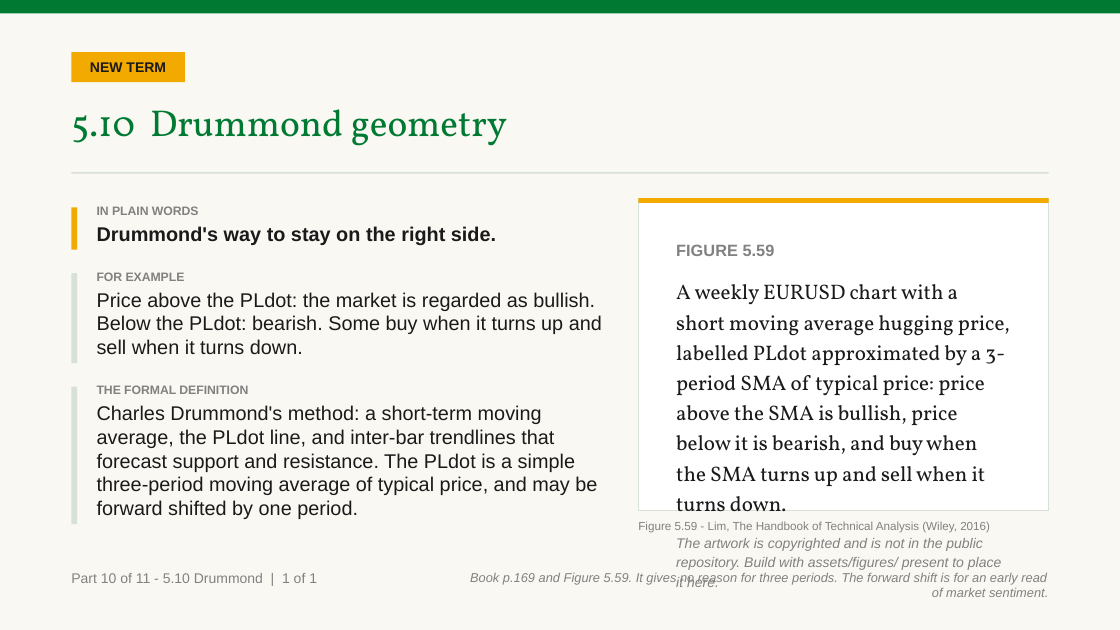
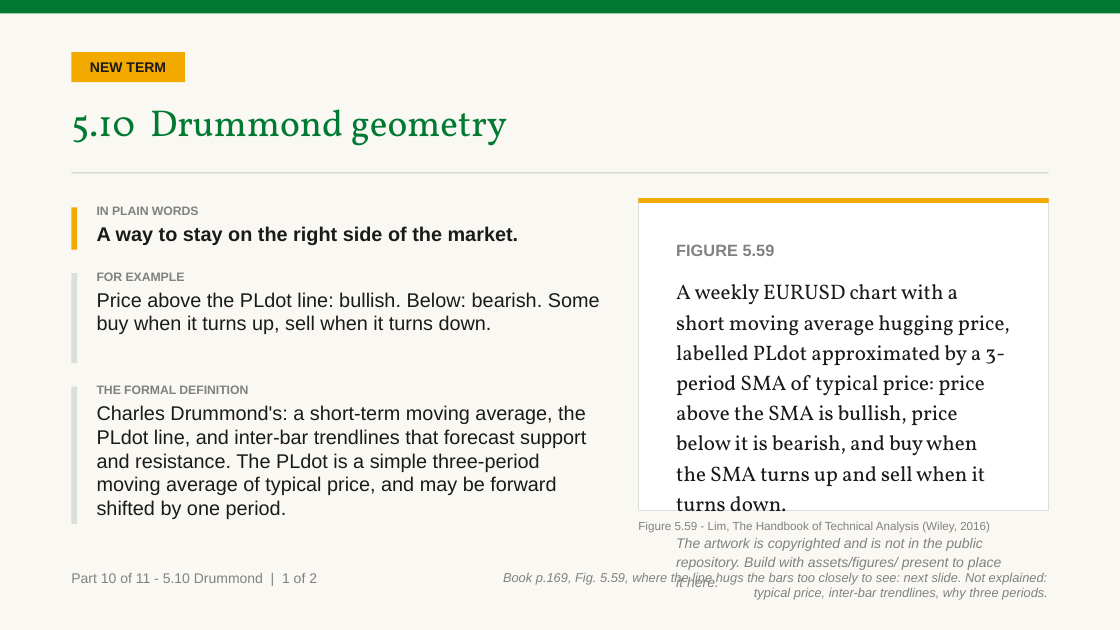
Before and after one commit to benjiesotelo-sudo/Telos_FIN1209, a slide deck: slide 146 of chapter-05/FIN1209-Chapter-05.pptx (slide 139 before the commit). Drawn at 1120x630 pixels with LibreOffice and Linux fonts; fonts in the diff are those of the drawing. Boxes give left, top, right and bottom in pixels: in the first picture for what was removed or moved away, otherwise in the second. Text is boxed around its words. In the diff, an @@ line names an element or a change of style, - is before the commit and + after.

```diff
--- a/chapter-05/FIN1209-Chapter-05.pptx
+++ b/chapter-05/FIN1209-Chapter-05.pptx
@@ text at [97, 226, 519, 245]: text changed @@
-Drummond's way to stay on the right side.
+A way to stay on the right side of the market.
@@ text at [97, 292, 600, 334]: text changed @@
-Price above the PLdot: the market is regarded as bullish. Below the PLdot: bearish. Some buy when it turns up and sell when it turns down.
+Price above the PLdot line: bullish. Below: bearish. Some buy when it turns up, sell when it turns down.
@@ text at [97, 405, 586, 519]: text changed @@
-Charles Drummond's method: a short-term moving average, the PLdot line, and inter-bar trendlines that forecast support and resistance. The PLdot is a simple three-period moving average of typical price, and may be forward shifted by one period.
+Charles Drummond's: a short-term moving average, the PLdot line, and inter-bar trendlines that forecast support and resistance. The PLdot is a simple three-period moving average of typical price, and may be forward shifted by one period.
@@ text at [71, 573, 317, 583]: text changed @@
-Part 10 of 11 - 5.10 Drummond | 1 of 1
+Part 10 of 11 - 5.10 Drummond | 1 of 2
@@ text at [503, 573, 1048, 600]: text changed @@
-Book p.169 and Figure 5.59. It gives no reason for three periods. The forward shift is for an early read of market sentiment.
+Book p.169, Fig. 5.59, where the line hugs the bars too closely to see: next slide. Not explained: typical price, inter-bar trendlines, why three periods.
```
Also in this commit, not shown: 116 other slides changed, 8 slides added, 5 other files.
